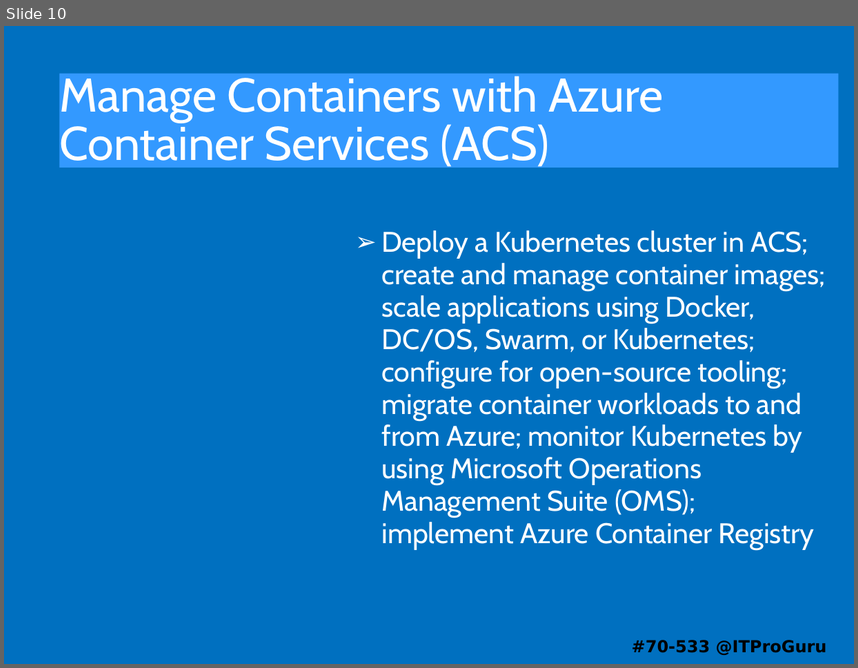
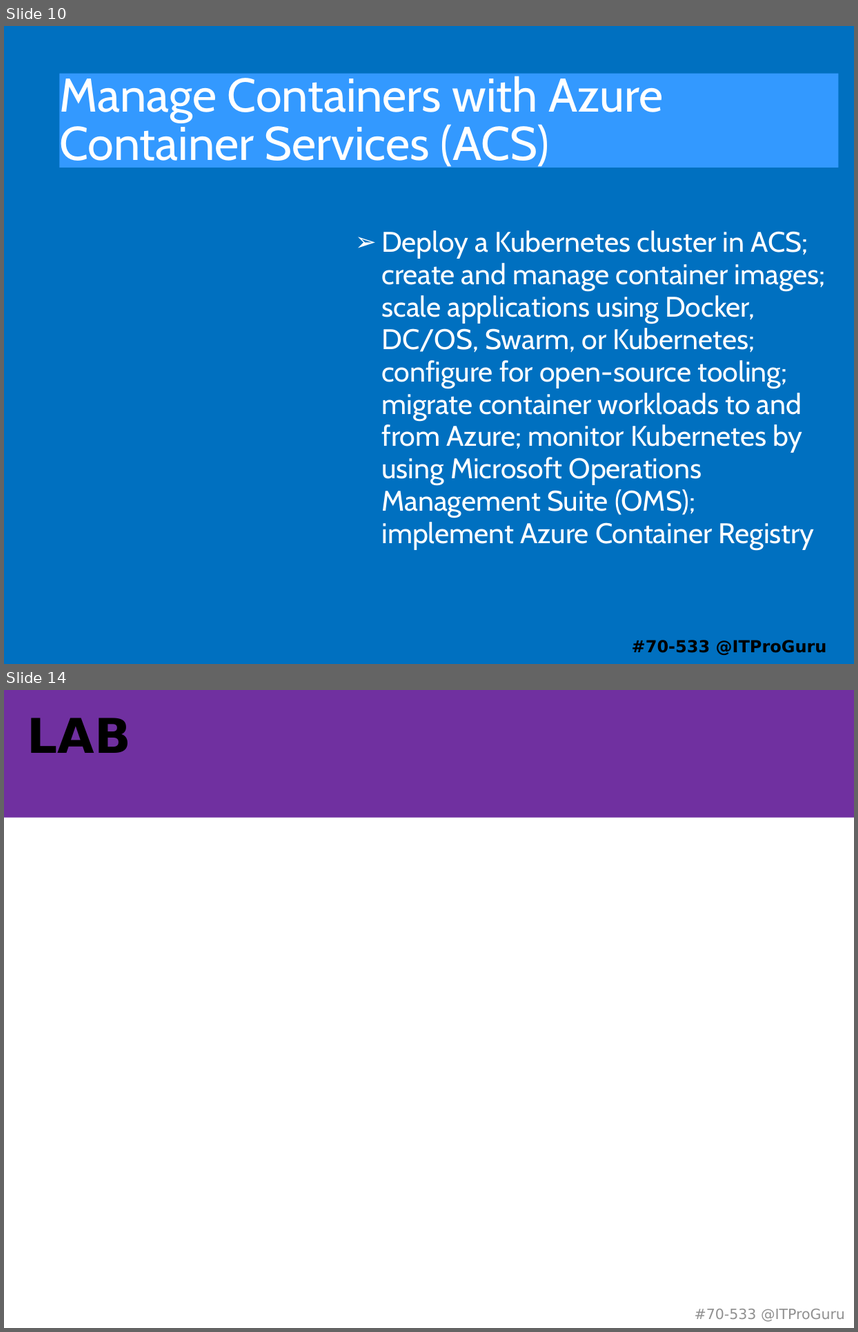
Before and after one commit to guruskill/70-533, a slide deck: 70-533-00-Template.pptx. Shown one above the other, each under a label of ours: slide 10 before the commit, slides 10 and 14 after it; the slides between them are not shown. The pictures are 858x668 and 858x1332 pixels, drawn with LibreOffice and Linux fonts; fonts in the diff are those of the drawing. Boxes give left, top, right and bottom in pixels: in the first picture for what was removed or moved away, otherwise in the second. Text is boxed around its words. In the diff, an @@ line names an element or a change of style, - is before the commit and + after.

```diff
--- a/70-533-00-Template.pptx
+++ b/70-533-00-Template.pptx
@@ slide 14 added at (4,690,854,1328), background #FFFFFF @@
@@ rectangle added at (4,690,854,784), fill #0070C0 @@
@@ rectangle added at (4,690,854,818), fill #7030A0 @@
@@ text added at (27,718,131,753), 40.5 pt, text #000000, bold @@
+LAB
@@ text added at (695,1308,845,1321), 12 pt, text #909090 @@
+#70-533 @ITProGuru
```
Also in this commit, not shown: 3 slides changed, 3 other slides added, 4 slides removed.
